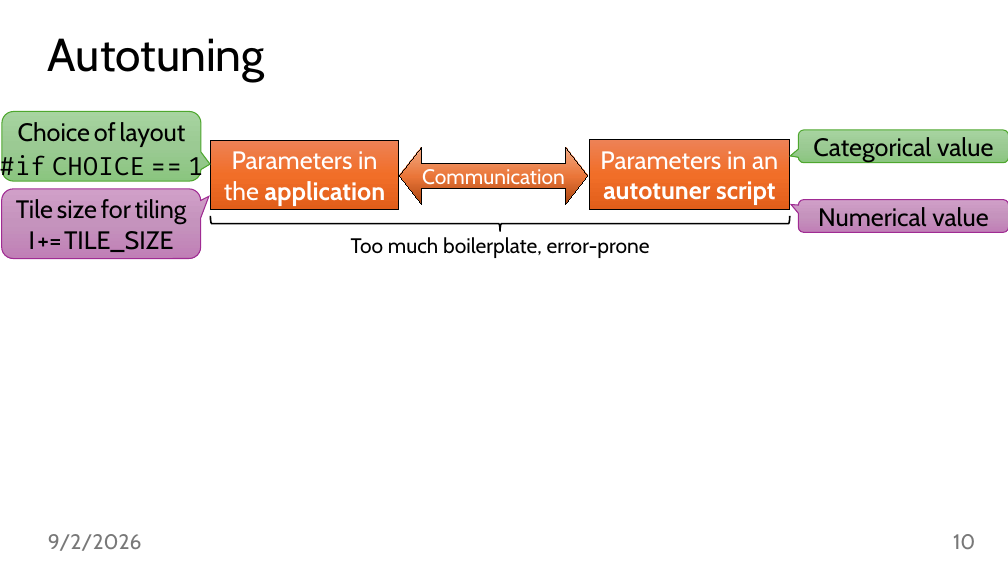
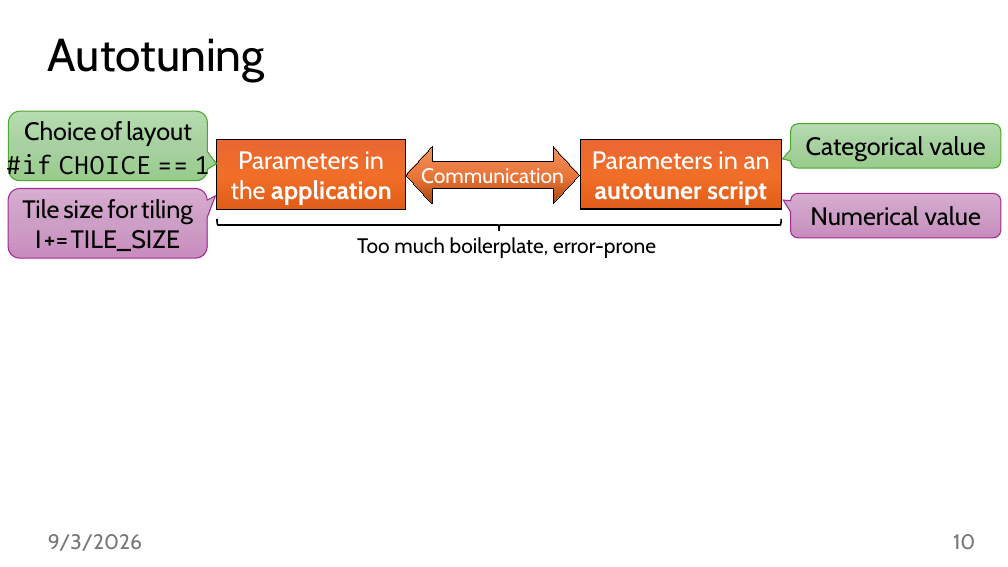
Before and after one commit to jiriklepl/phd-thesis, a slide deck: slide 10 of slides/Optimizing Memory Layouts and Traversal Orders in High-Performance Computing.pptx. Drawn at 1008x567 pixels with LibreOffice and Linux fonts; fonts in the diff are those of the drawing. Boxes give left, top, right and bottom in pixels: in the first picture for what was removed or moved away, otherwise in the second. Text is boxed around its words. In the diff, an @@ line names an element or a change of style, - is before the commit and + after.

```diff
--- a/slides/Optimizing Memory Layouts and Traversal Orders in High-Performance Computing.pptx
+++ b/slides/Optimizing Memory Layouts and Traversal Orders in High-Performance Computing.pptx
@@ rounded speech box "Choice of layout" at <box>8,111,207,181</box>: fill gradient #A8D5A0 to #9CCA94 to #8AC680 to gradient #B5DCAE to #A8D1A1 to #97CC8C @@
@@ rectangle "Parameters in the application" at <box>217,140,405,209</box>: fill gradient #ED8257 to #F26E29 to #E25F1A to gradient #E96733 to #F26E29 to #E25F1A @@
@@ left right arrow "Communication": place and size @@
-left right arrow "Communication" at <box>399,147,588,205</box>
+left right arrow "Communication" at <box>406,147,579,204</box>
@@ left right arrow "Communication" at <box>406,147,579,204</box>: fill gradient #AB4712 to #EA7538 to #F2AA84 to gradient #AB4712 to #EA7538 to #EE9360; proportions changed @@
@@ rectangle "Parameters in an autotuner script" at <box>581,139,781,209</box>: fill gradient #ED8257 to #F26E29 to #E25F1A to gradient #E96733 to #F26E29 to #E25F1A @@
@@ rectangle "Parameters in an autotuner script": place and size @@
-rectangle "Parameters in an autotuner script" at <box>589,140,789,209</box>
+rectangle "Parameters in an autotuner script" at <box>581,139,781,209</box>
@@ rounded speech box "Categorical value" at <box>791,124,1001,169</box>: fill gradient #A8D5A0 to #9CCA94 to #8AC680 to gradient #B5DCAE to #A8D1A1 to #97CC8C @@
@@ rounded speech box "Categorical value": place and size @@
-rounded speech box "Categorical value" at <box>799,130,1008,163</box>
+rounded speech box "Categorical value" at <box>791,124,1001,169</box>
@@ rounded speech box "Tile size for tiling" at <box>8,188,207,258</box>: fill gradient #D0A0C8 to #C693BD to #C17FB6 to gradient #D7ADD0 to #CD9FC6 to #C88CBE @@
@@ rounded speech box "Numerical value" at <box>791,194,1001,238</box>: fill gradient #D0A0C8 to #C693BD to #C17FB6 to gradient #D7ADD0 to #CD9FC6 to #C88CBE @@
@@ rounded speech box "Numerical value": place and size @@
-rounded speech box "Numerical value" at <box>799,200,1008,232</box>
+rounded speech box "Numerical value" at <box>791,194,1001,238</box>
@@ 3 texts, 2 rounded speech boxes, 1 rectangle: place and size @@
-3 texts, 2 rounded speech boxes, 1 rectangle at <box>0,111,650,259</box>
+3 texts, 2 rounded speech boxes, 1 rectangle at <box>6,111,656,258</box>
@@ right brace: place and size @@
-right brace at <box>211,216,790,232</box>
+right brace at <box>217,219,781,231</box>
@@ text at <box>48,534,142,551</box>: text changed @@
-9/2/2026
+9/3/2026
```
Also in this commit, not shown: 41 other slides changed.
